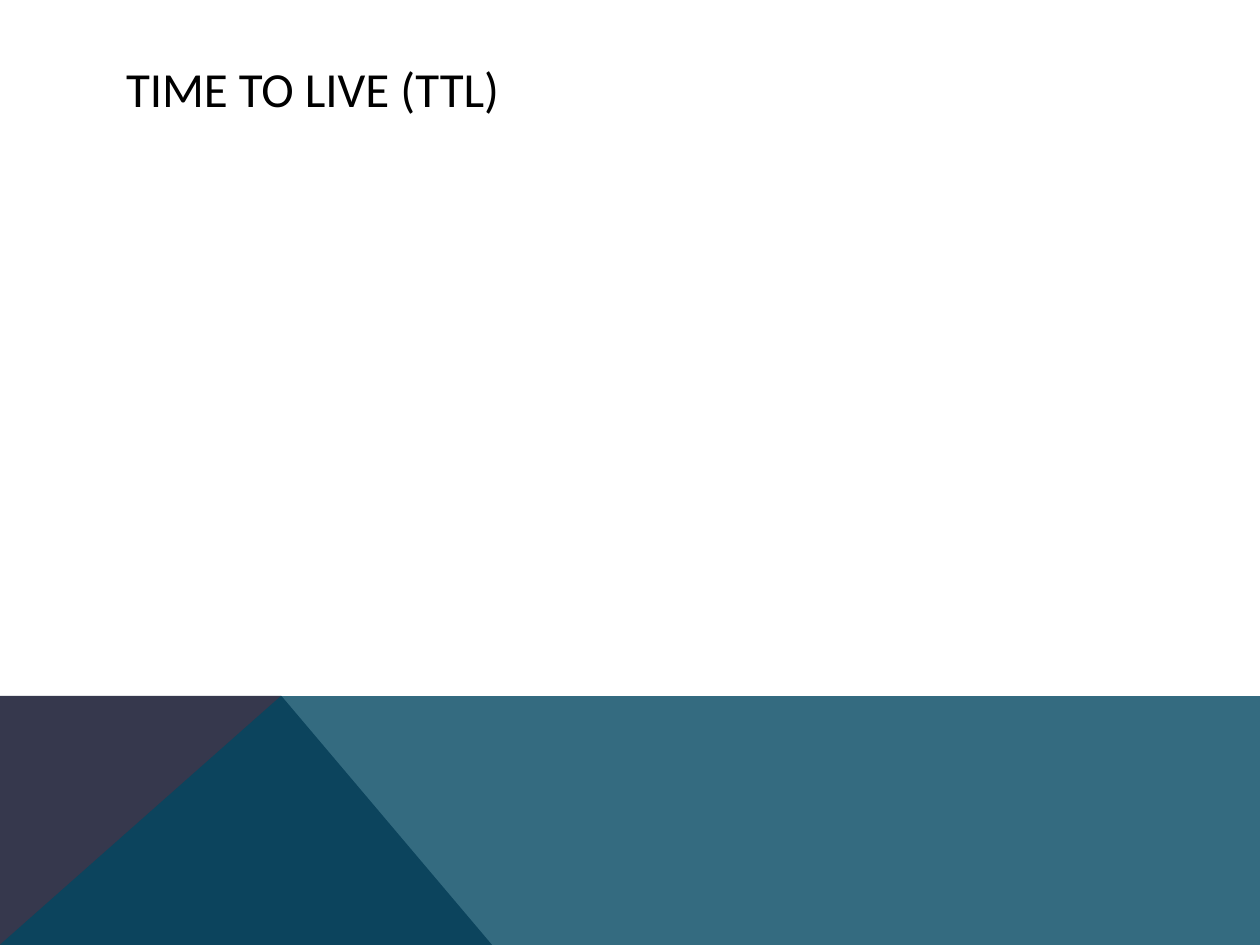
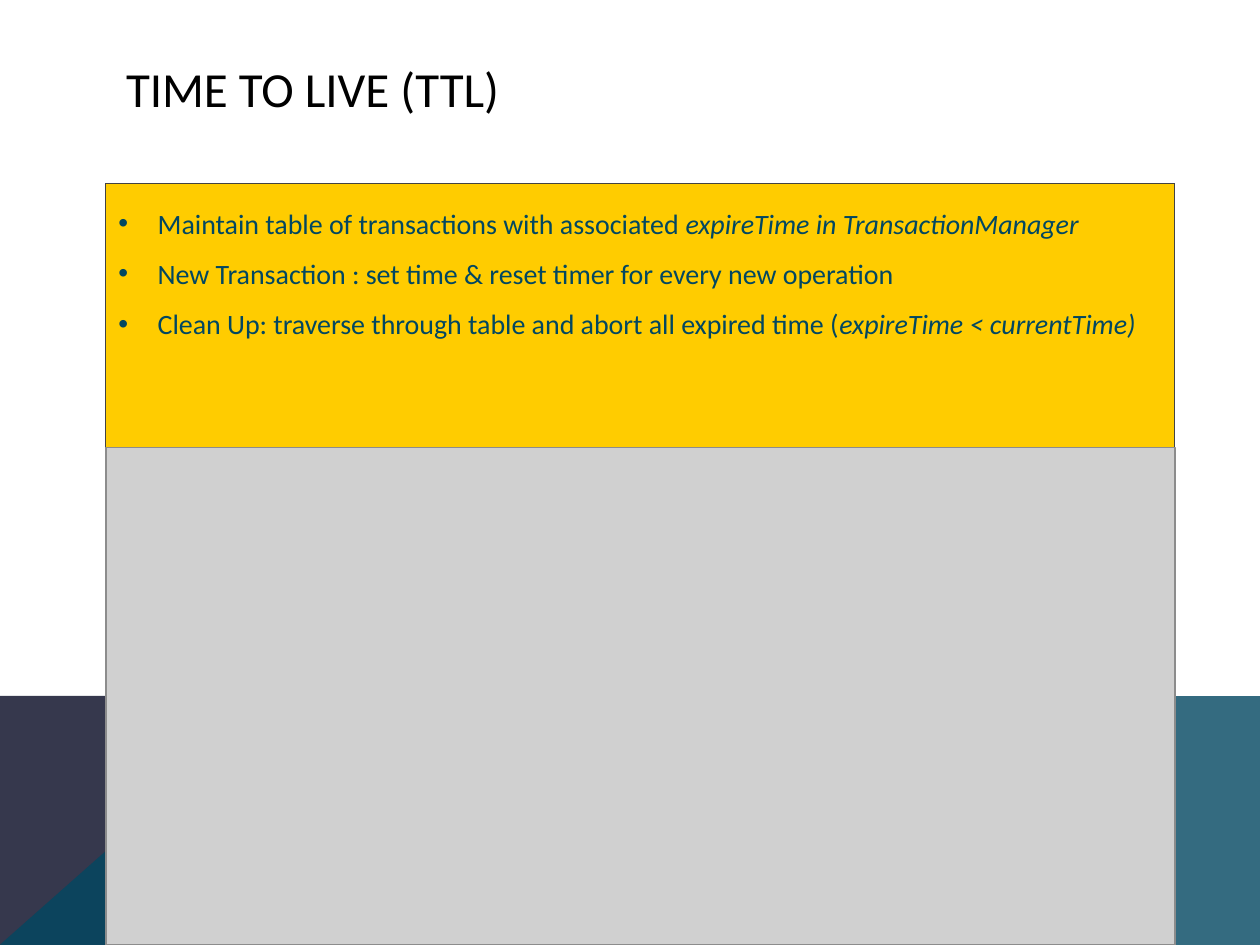
Before and after one commit to danhp/cs512, a slide deck: slide 10 of 512pp.pptx. Drawn at 1260x945 pixels with LibreOffice and Linux fonts; fonts in the diff are those of the drawing; grey boxes stand for pictures. Boxes give left, top, right and bottom in pixels: in the first picture for what was removed or moved away, otherwise in the second. Text is boxed around its words. In the diff, an @@ line names an element or a change of style, - is before the commit and + after.

```diff
--- a/512pp.pptx
+++ b/512pp.pptx
@@ rectangle added at (106,183,1174,447), fill #FFCC00, outline #434342 0.75 pt, 16 pt, text #024761 @@
+• Maintain table of transactions with associated expireTime in TransactionManager
+• New Transaction : set time & reset timer for every new operation
+• Clean Up: traverse through table and abort all expired time (expireTime < currentTime)
@@ picture added at (106,447,1174,945) @@
```
Also in this commit, not shown: 4 other slides changed, 2 slides added, 2 slides removed.
